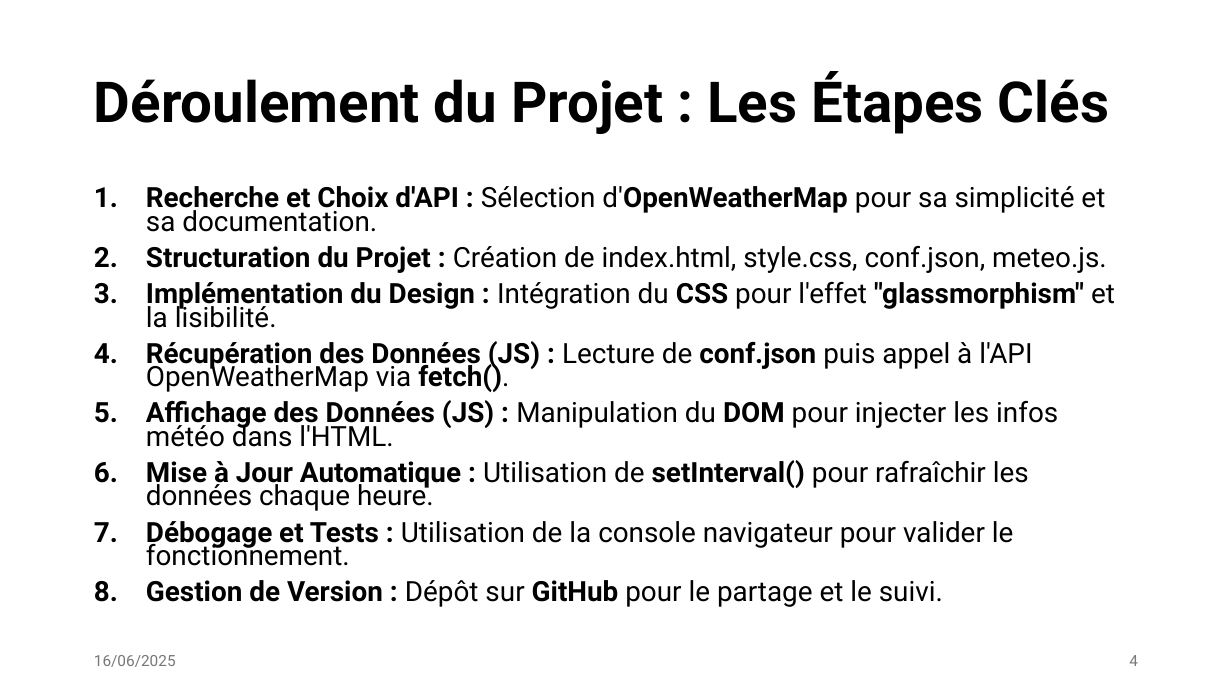
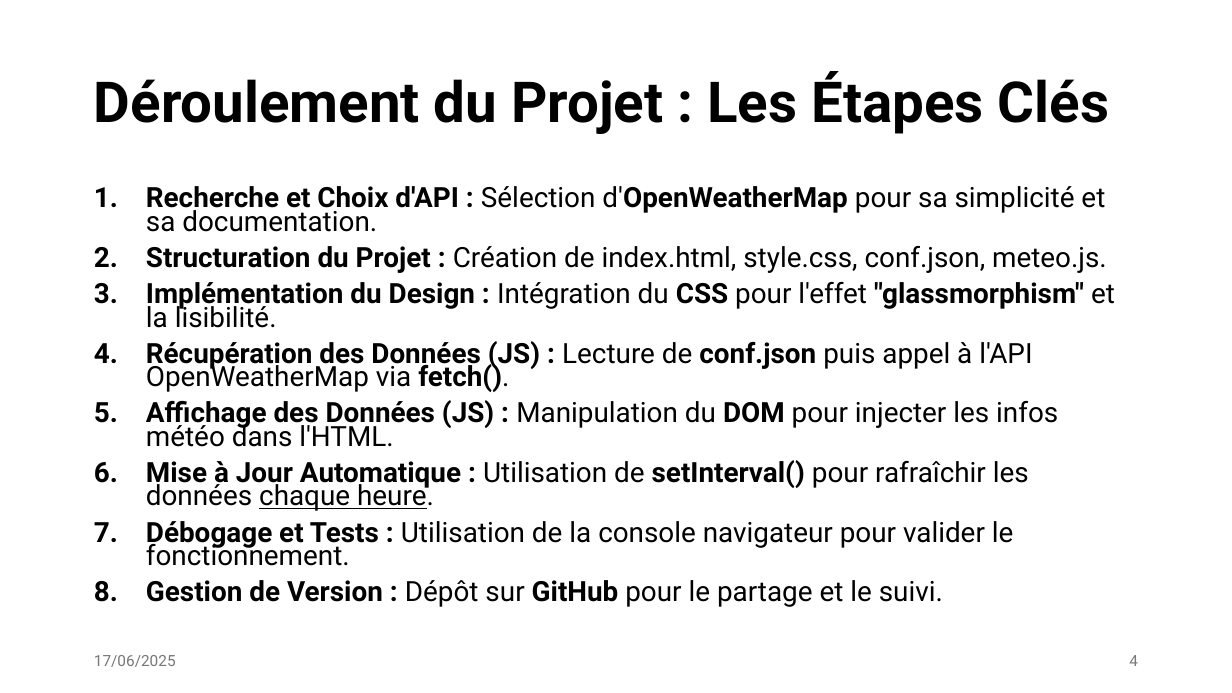
Before and after one commit to ualtas/meteoscope, a slide deck: slide 4 of meteoscop.pptx. Drawn at 1232x693 pixels with LibreOffice and Linux fonts; fonts in the diff are those of the drawing. Boxes give left, top, right and bottom in pixels: in the first picture for what was removed or moved away, otherwise in the second. Text is boxed around its words. In the diff, an @@ line names an element or a change of style, - is before the commit and + after.

```diff
--- a/meteoscop.pptx
+++ b/meteoscop.pptx
@@ text at (146,460,1029,511): underline on in "chaque heure." @@
@@ text at (94,655,176,667): text changed @@
-16/06/2025
+17/06/2025
```
Also in this commit, not shown: 6 other slides changed.
